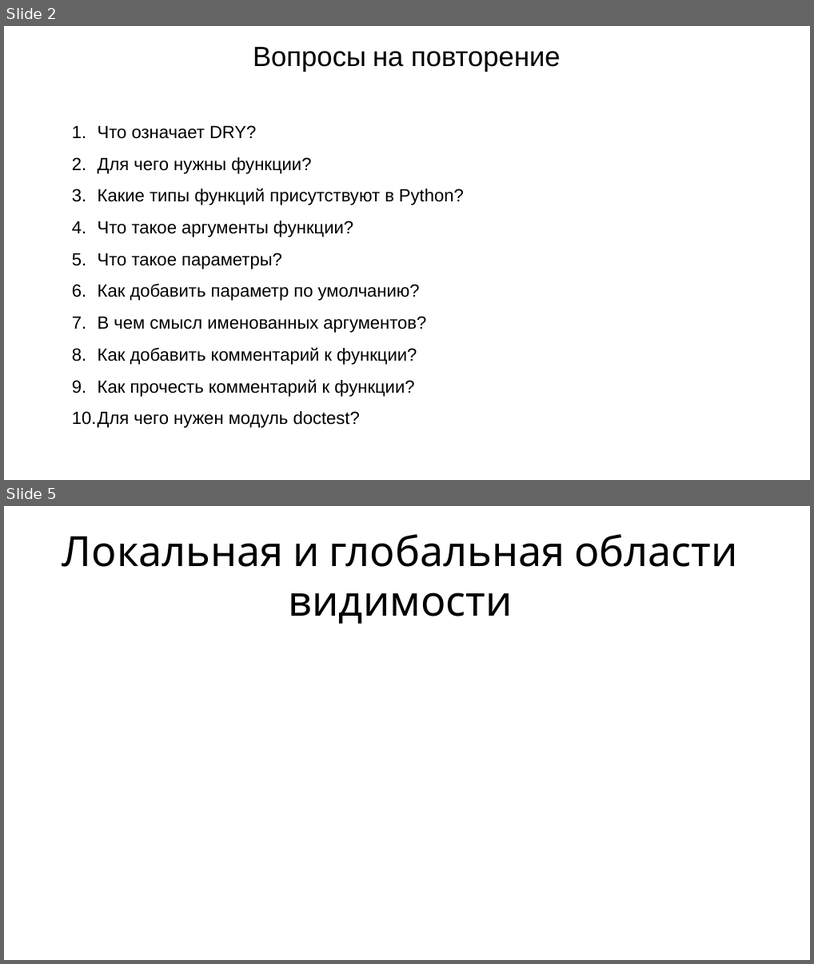
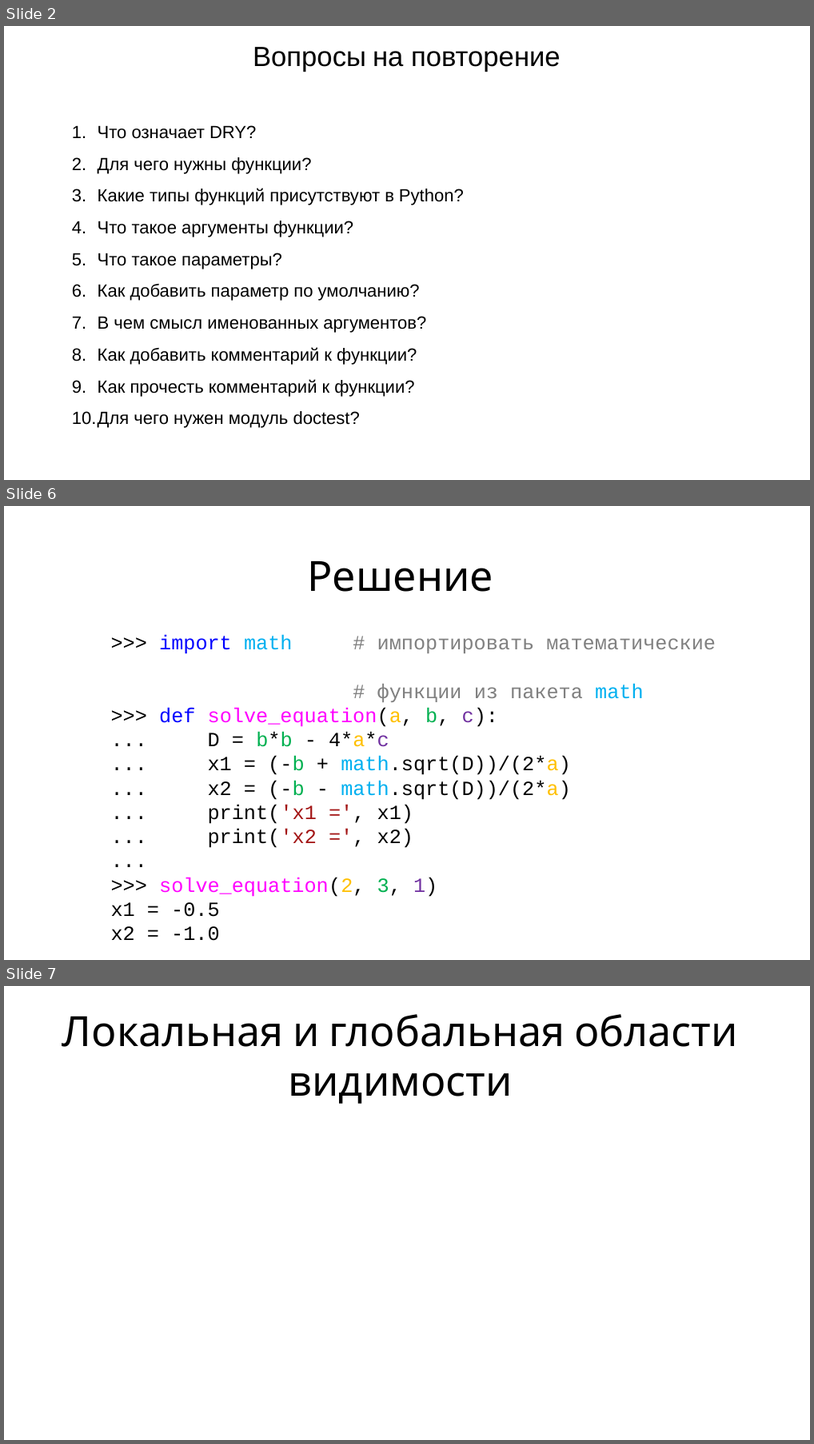
Before and after one commit to maxchv/LearnPython, a slide deck: week04/07.Functions2.pptx. Shown one above the other, each under a label of ours: slides 2 and 5 before the commit, slides 2, 6 and 7 after it; the slides between them are not shown. The pictures are 814x964 and 814x1444 pixels, drawn with LibreOffice and Linux fonts; fonts in the diff are those of the drawing. Boxes give left, top, right and bottom in pixels: in the first picture for what was removed or moved away, otherwise in the second. Text is boxed around its words. In the diff, an @@ line names an element or a change of style, - is before the commit and + after.

```diff
--- a/week04/07.Functions2.pptx
+++ b/week04/07.Functions2.pptx
@@ slide 6 added at (4, 506, 810, 960), background #FFFFFF @@
@@ title added at (308, 561, 494, 592), 66 pt, text #000000 @@
+Решение
@@ text added at (111, 635, 716, 916), 32 pt, text #000000 @@
+>>> import math # импортировать математические
+# функции из пакета math
+>>> def solve_equation(a, b, c):
+... D = b*b - 4*a*c
+... x1 = (-b + math.sqrt(D))/(2*a)
+... x2 = (-b - math.sqrt(D))/(2*a)
+... print('x1 =', x1)
+... print('x2 =', x2)
+...
+>>> solve_equation(2, 3, 1)
+x1 = -0.5
+x2 = -1.0
@@ what was slide 5 is now slide 7 @@
```
Also in this commit, not shown: 5 slides changed, 5 other slides added, 5 slides removed, 1 other file.
